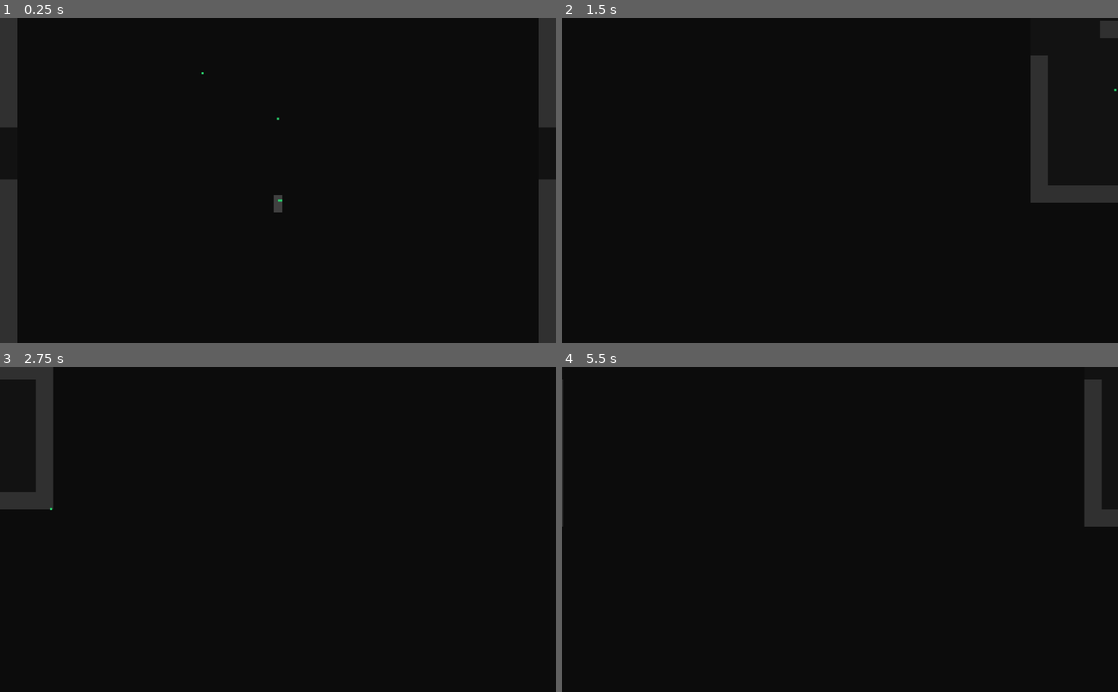
Above: before the commit, frames 1-4 (two rows, left to right).
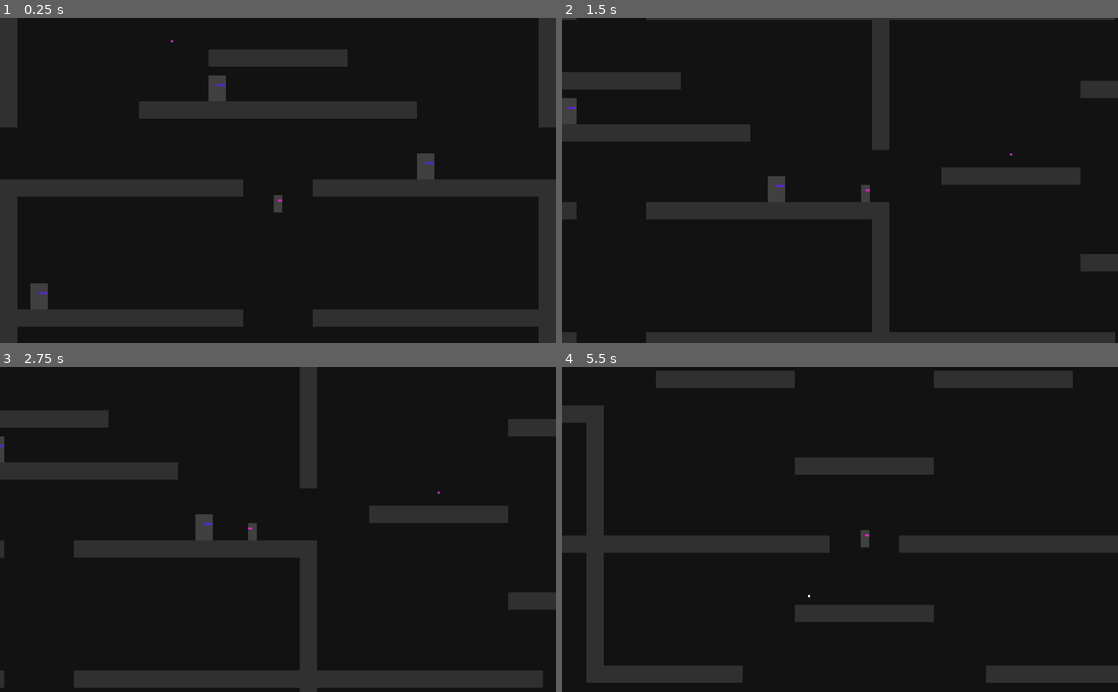
Above: after the commit, the same moments.

Repository: Oskar-Alyn/BitBlade
Game: Godot game, scene res://sampleScene.tscn
Same seed, same stepped clock (60 frames per second), same inputs: the game is played once before the commit and once after it.
Inputs:
- Up to frame 1 (0.25 s): no input
- Up to frame 2 (1.5 s): hold Space (attack) 0.53-1.28 s; hold Right (move_right) from 0.53 s (still down); tap Up (jump) at 0.77 s; tap Space (attack) at 1.35 s
- Up to frame 3 (2.75 s): tap Up (jump) at 1.52 s; release Right (move_right) at 2.03 s; hold Left (move_left) from 2.03 s (still down); hold Space (attack) from 2.03 s (still down)
- Up to frame 4 (5.5 s): release Left (move_left) at 2.78 s; release Space (attack) at 2.78 s; hold Right (move_right) 2.78-4.28 s; tap Space (attack) at 2.85, 4.35 s; tap Up (jump) at 3.02, 3.77, 4.52 s; hold Space (attack) 3.53-4.28 s; hold Left (move_left) 4.28-5.03 s; hold Right (move_right) from 5.03 s (still down); hold Space (attack) from 5.03 s (still down)

The runs differ from the first frame. In frame 1, 13% of the frame differs, in the area x 3-97%, y 6-95%; in frame 2, 16%; in frame 3, 16%; in frame 4, 17%, in the area x 0-100%, y 1-98%.
Error before the commit: Invalid get index 'global_position' (on base: 'null instance'). (res://playerItems/bit.gd:30)
Error after the commit: Invalid get index 'global_position' (on base: 'null instance'). (res://playerItems/bit.gd:29)

Commit message:
Tweak parameters

Diff:
--- a/globals.gd
+++ b/globals.gd
@@ -1,8 +1,13 @@
 extends Node
 
-var playerFactionColor = Color.from_hsv(0.4, 0.8, 0.8)
-var enemyFactionColor = Color.from_hsv(0.95, 0.8, 0.8)
+var rng = RandomNumberGenerator.new()
+var noPurpose = rng.randomize()
 
+#var playerFactionColor = Color.from_hsv(0.4, 0.8, 0.8)
+#var enemyFactionColor = Color.from_hsv(0.95, 0.8, 0.8)
+
+var playerFactionColor = Color.from_hsv(rng.randf_range(0, 1), 0.8, 0.8)
+var enemyFactionColor = Color.from_hsv(rng.randf_range(0, 1), 0.8, 0.8)
 
 # Called every frame. 'delta' is the elapsed time since the previous frame.
 #func _process(delta):
--- a/playerItems/Player.tscn
+++ b/playerItems/Player.tscn
@@ -25,6 +25,7 @@
 one_way_collision_margin = 0.0
 
 [node name="Camera2D" type="Camera2D" parent="."]
+use_parent_material = true
 current = true
 smoothing_enabled = true
 smoothing_speed = 9.0
--- a/playerItems/bit.gd
+++ b/playerItems/bit.gd
@@ -18,7 +18,6 @@
 # Called when the node enters the scene tree for the first time.
 func _ready():
 	self.get_child(0).color = globals.playerFactionColor
-	print(globals.playerFactionColor)
 	rng.randomize()
 
 # Called every frame. 'delta' is the elapsed time since the previous frame.
--- a/sampleScene.gd
+++ b/sampleScene.gd
@@ -6,7 +6,7 @@
 const Rubble = preload("res://rooms/Rubble.tscn")
 const TreasureRoom = preload("res://rooms/TreasureRoom.tscn")
 
-var size = 5
+var size = 7
 
 # Called when the node enters the scene tree for the first time.
 func _ready():
